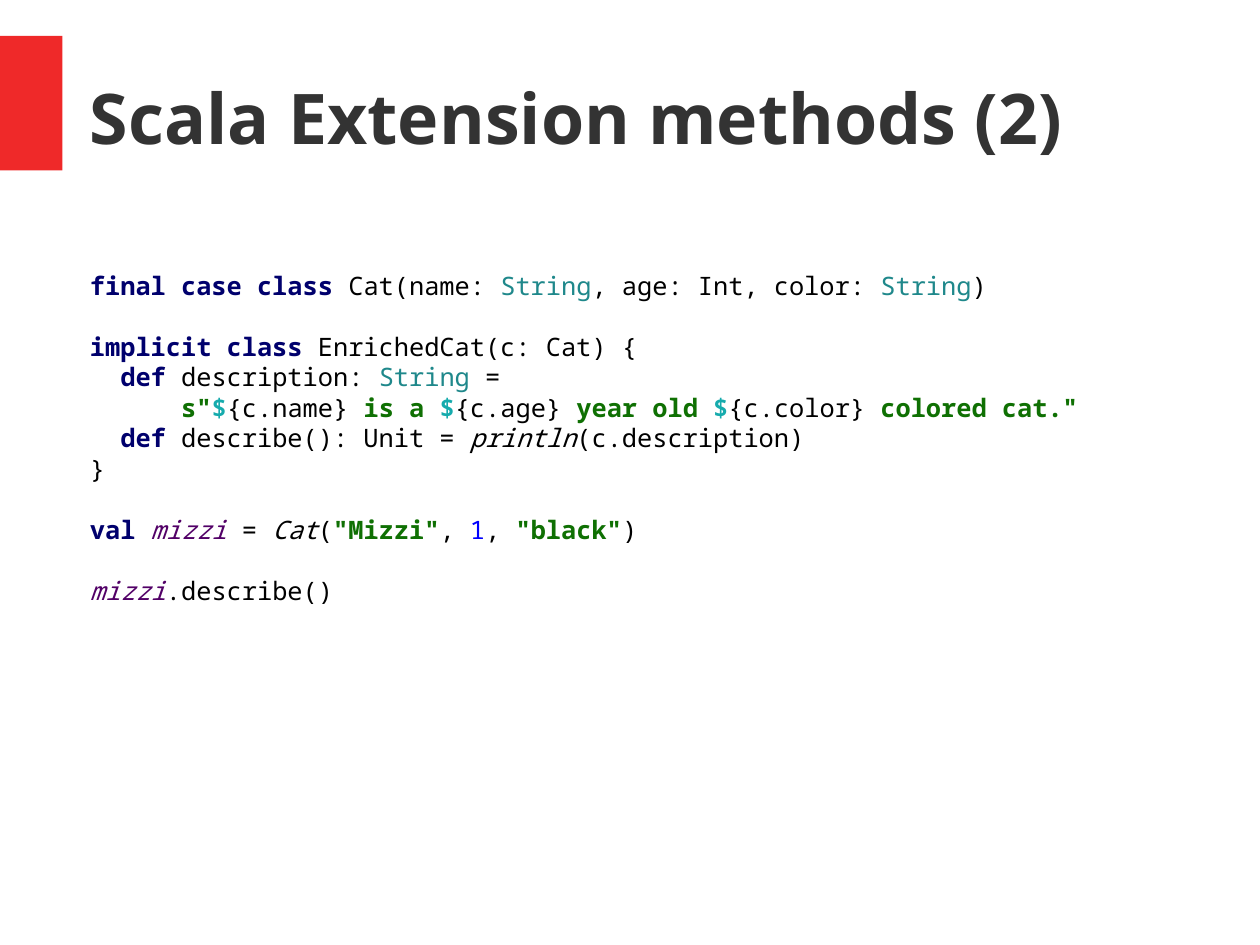
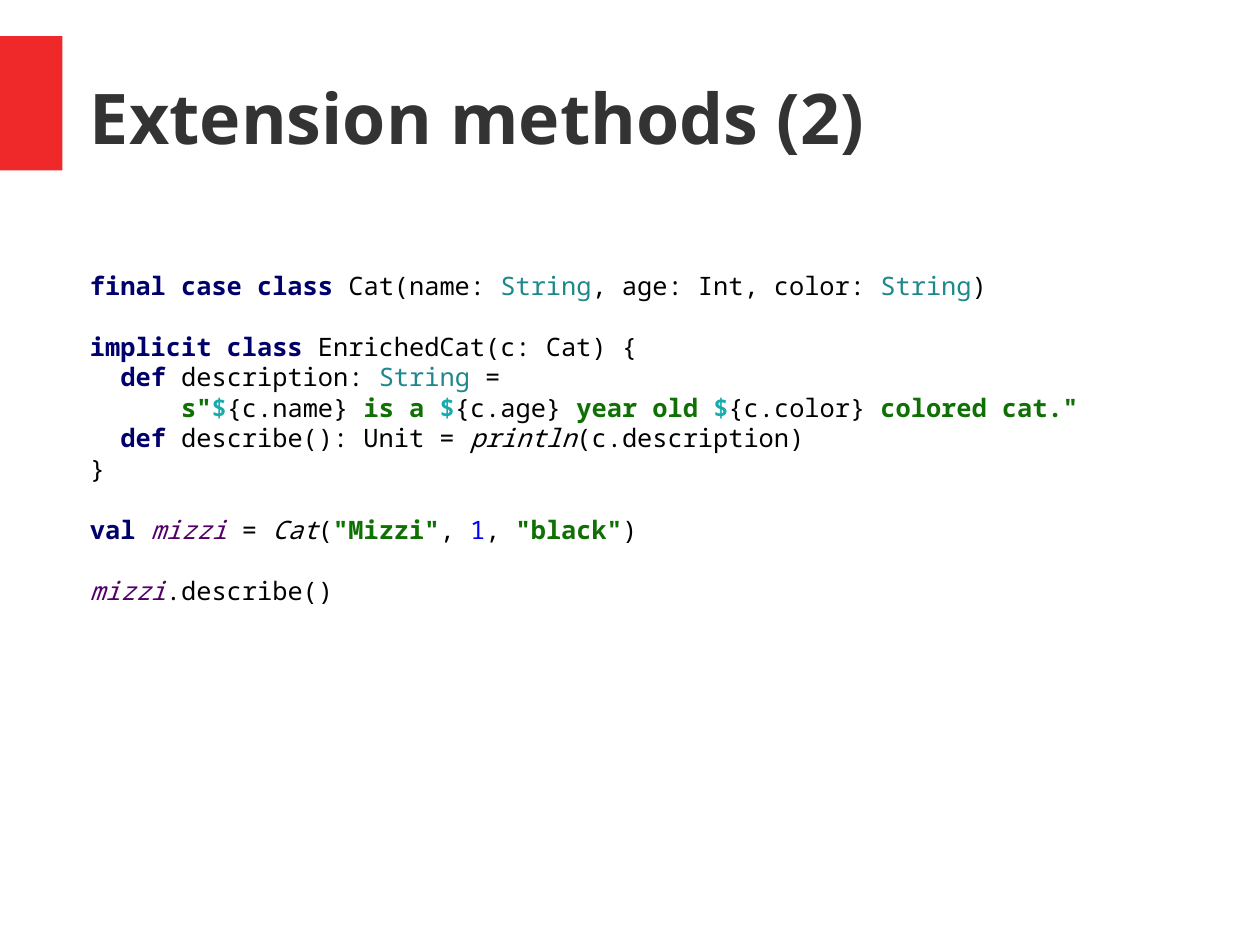
Before and after one commit to hermannhueck/typeclasses, a slide deck: slide 7 of Slides/TypeClasses.pptx (slide 5 before the commit). Drawn at 1260x945 pixels with LibreOffice and Linux fonts; fonts in the diff are those of the drawing. Boxes give left, top, right and bottom in pixels: in the first picture for what was removed or moved away, otherwise in the second. Text is boxed around its words. In the diff, an @@ line names an element or a change of style, - is before the commit and + after.

```diff
--- a/Slides/TypeClasses.pptx
+++ b/Slides/TypeClasses.pptx
@@ text at [90, 91, 864, 155]: text changed @@
-Scala Extension methods (2)
+Extension methods (2)
```
Also in this commit, not shown: 15 other slides changed, 3 slides added, 1 other file.
